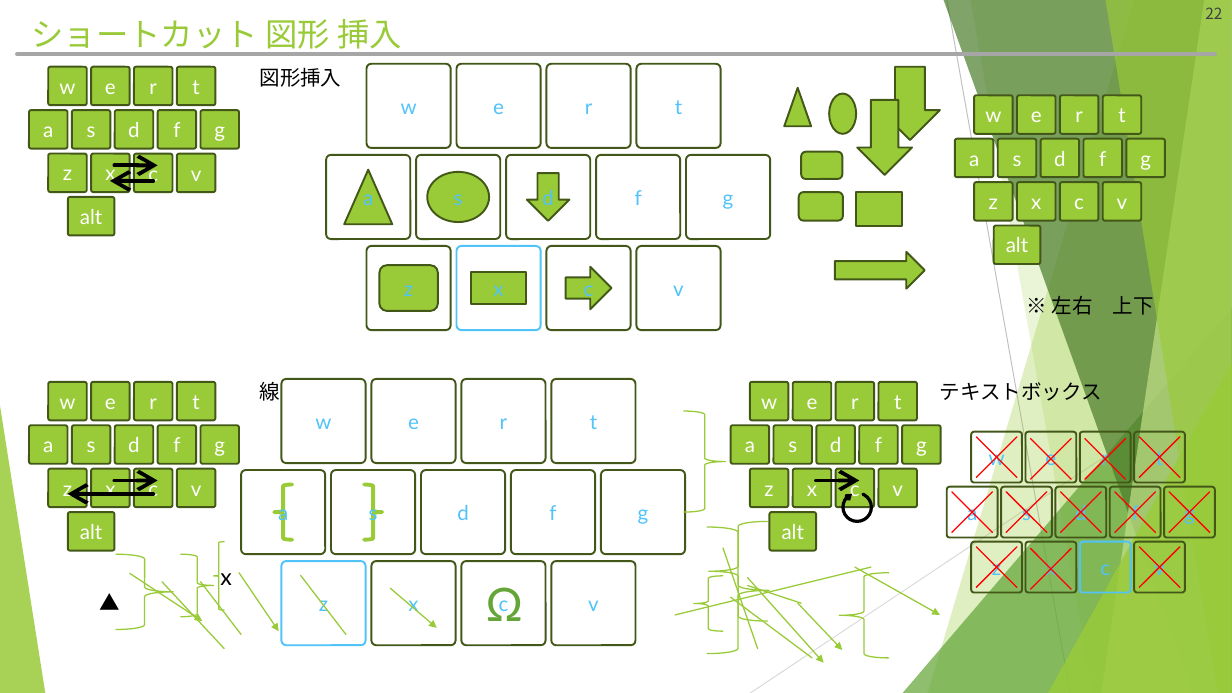
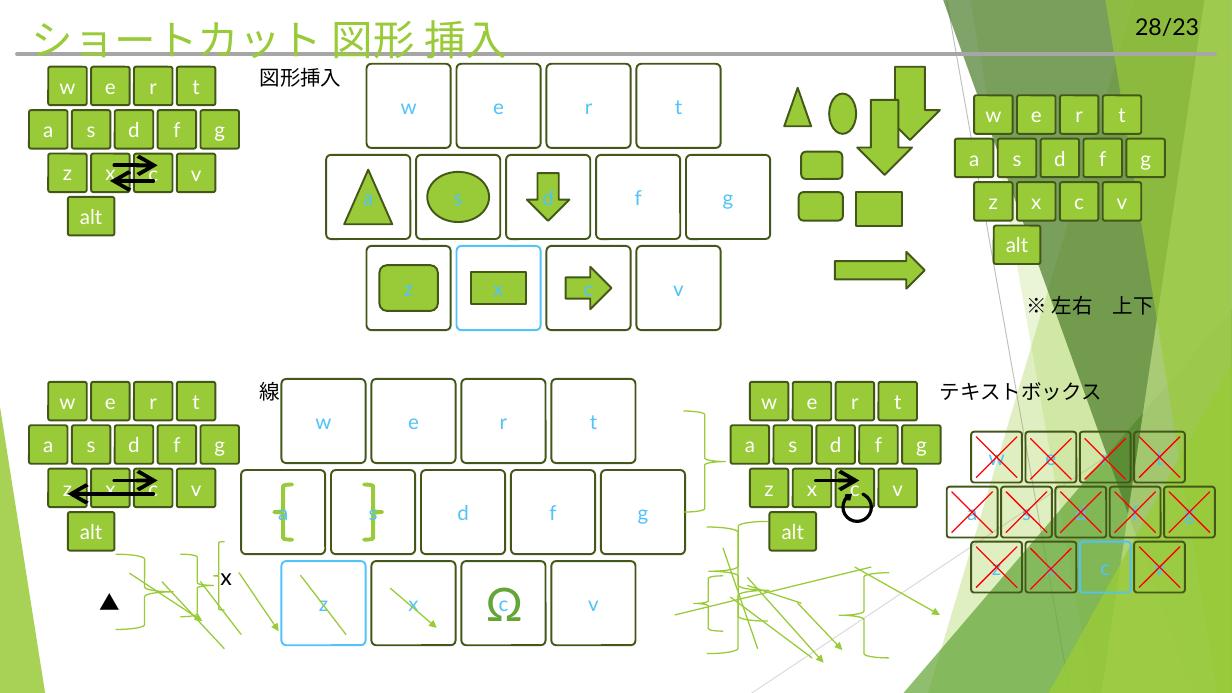
Before and after one commit to hitsuji-ga-u/pawapo, a slide deck: slide 29 of slide/customUI_debug.pptm (slide 22 before the commit). Drawn at 1232x693 pixels with LibreOffice and Linux fonts; fonts in the diff are those of the drawing. Boxes give left, top, right and bottom in pixels: in the first picture for what was removed or moved away, otherwise in the second. Text is boxed around its words. In the diff, an @@ line names an element or a change of style, - is before the commit and + after.

```diff
--- a/slide/customUI_debug.pptm
+++ b/slide/customUI_debug.pptm
@@ title "ショートカット 図形 挿入" at (31,20,507,65): size 25.2 to 32.4 pt @@
@@ outline redrawn in 5 elements at (928,0,1232,693), (970,0,1232,693), (944,0,1232,693), (1102,0,1232,693), (1105,0,1232,693) @@
@@ page number added at (1135,18,1199,36), 18 pt, text #000000 @@
+28/23
@@ page number removed at (1205,7,1222,19) @@
-22
```
Also in this commit, not shown: 24 other slides changed, 10 slides added, 1 slide removed, 8 other files.
